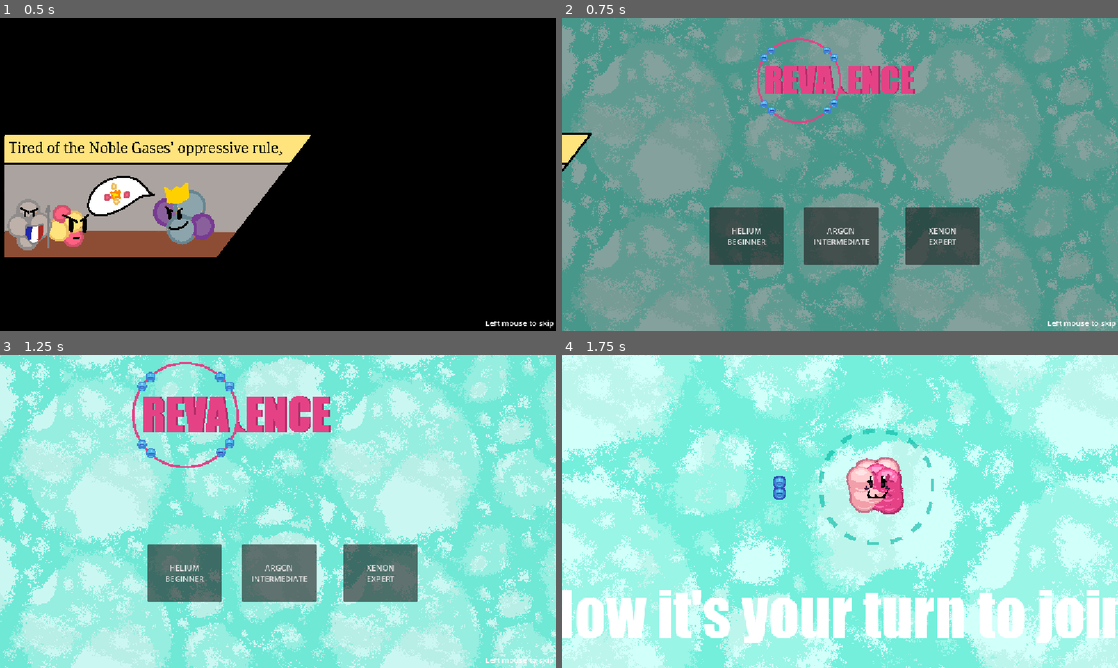
Above: before the commit, frames 1-4 (two rows, left to right).
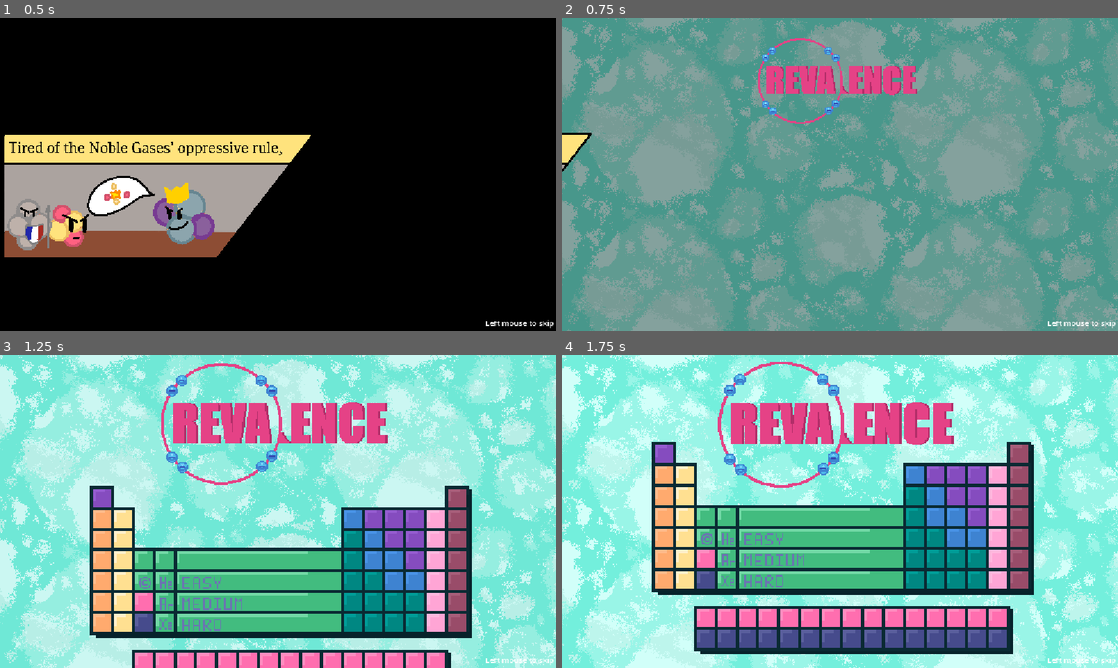
Above: after the commit, the same moments.

Repository: Green4TFG/atom-revolution
Game: Godot game, scene res://levels/game.tscn
Same seed, same stepped clock (60 frames per second), same inputs: the game is played once before the commit and once after it.
Inputs (mouse positions are in pixels of both pictures, inside the frame that each line leads up to; where the layout moved, square brackets give the same spot in the first picture):
- Up to frame 1 (0.5 s): no input
- Up to frame 2 (0.75 s): move the mouse to (962, 158) at 0.52 s; press the mouse at (962, 158) at 0.53 s; hold Right (right) from 0.53 s (still down)
- Up to frame 3 (1.25 s): keep holding Right (right)
- Up to frame 4 (1.75 s): release Right (right) at 1.25 s; release the mouse at (962, 495) at 1.25 s; click (812, 580) [745, 574] at 1.25 s

Frame 1 is identical in both runs. In frame 2, 21% of the frame differs, in the area x 0-100%, y 0-100%; in frame 3, 48%; in frame 4, 83%.

Commit message:
added main menu

Diff:
--- a/levels/intro.gd
+++ b/levels/intro.gd
@@ -10,7 +10,6 @@
 var dome = false
 
 func _ready() -> void:
-	get_tree().paused = true
 	camera.make_current()
 	title.modulate = Color(1,1,1,0)
 	var frame1_tween = create_tween()
@@ -41,16 +40,15 @@
 	pt2.set_ease(Tween.EASE_IN_OUT)
 	pt2.tween_property(title, "modulate", Color(1,1,1,1), 1)
 	await pt2.finished
-	level.make()
 	unseen()
 
 func unseen():
 	if dome:
-		pass
+		return
 	level.show()
+	level.make()
+	title.hide()
 	dome = true
-	get_tree().paused = false
-
 	var bgsc = create_tween()
 	bgsc.set_trans(Tween.TRANS_EXPO)
 	bgsc.set_ease(Tween.EASE_OUT)
@@ -81,5 +79,4 @@
 
 func _process(_delta: float) -> void:
 	if(Input.is_action_just_pressed("mouseleft") and visible):
-		level.make()
 		unseen()
--- a/mainmenu/main.gd
+++ b/mainmenu/main.gd
@@ -6,6 +6,7 @@
 @onready var b: AudioStreamPlayer = $"../b"
 @onready var fktitle: Sprite2D = $"../intro/title"
 @onready var title: Sprite2D = $title
+@onready var da: Sprite2D = $da
 
 func _ready() -> void:
 	a.play()
@@ -16,11 +17,19 @@
 
 func make():
 	var t = create_tween()
+	bring()
 	t.set_parallel(true)
 	t.set_trans(Tween.TRANS_CUBIC)
 	t.set_ease(Tween.EASE_IN_OUT)
-	t.tween_property(title, "scale", Vector2(1.3,1.3), 1)
-	t.tween_property(title, "position", Vector2(-100,-200), 1)
+	t.tween_property(title, "scale", Vector2(1.5,1.5), 1)
+	t.tween_property(title, "position", Vector2(0,-180), 1)
+
+func bring():
+	var t = create_tween()
+	t.set_parallel(true)
+	t.set_trans(Tween.TRANS_CUBIC)
+	t.set_ease(Tween.EASE_IN_OUT)
+	t.tween_property(da, "position", Vector2(0,76), 1)
 
 func _on_button_pressed() -> void:
 	var level = LEVEL.instantiate()
--- a/mainmenu/main.tscn
+++ b/mainmenu/main.tscn
@@ -2,7 +2,12 @@
 
 [ext_resource type="Script" uid="uid://cyq2rsuffchpr" path="res://mainmenu/main.gd" id="1_1l286"]
 [ext_resource type="PackedScene" uid="uid://c4qugunscnbob" path="res://levels/parallax.tscn" id="1_u11kd"]
+[ext_resource type="Texture2D" uid="uid://cq1oh3ps8kyp5" path="res://assets/period.png" id="3_q5cwt"]
 [ext_resource type="Texture2D" uid="uid://cr527bwbva7dv" path="res://assets/Logo_Revalence.png" id="3_rujrh"]
+[ext_resource type="Texture2D" uid="uid://gciceklxtcdq" path="res://assets/periodC.png" id="4_n3ycj"]
+[ext_resource type="Texture2D" uid="uid://udqebaa12e01" path="res://assets/PeriodXE.png" id="5_fy5to"]
+[ext_resource type="Texture2D" uid="uid://cmnqu7yiynkl" path="res://assets/periodAR.png" id="6_5yy6e"]
+[ext_resource type="Texture2D" uid="uid://brjew2q07bi07" path="res://assets/periodHE.png" id="7_7yxyx"]
 
 [node name="Main" type="Node2D" unique_id=543285711]
 script = ExtResource("1_1l286")
@@ -10,37 +15,45 @@
 [node name="Parallax" parent="." unique_id=571539524 instance=ExtResource("1_u11kd")]
 position = Vector2(1, 0)
 
-[node name="Button" type="Button" parent="." unique_id=802538227]
-offset_left = -271.0
-offset_top = 68.0
-offset_right = -116.0
-offset_bottom = 187.0
-text = "HELIUM
-BEGINNER
-"
+[node name="da" type="Sprite2D" parent="." unique_id=499684926]
+position = Vector2(0, 910.99994)
+scale = Vector2(1.5462964, 1.5462962)
+texture = ExtResource("3_q5cwt")
 
-[node name="Button2" type="Button" parent="." unique_id=1242634448]
-offset_left = -75.0
-offset_top = 68.0
-offset_right = 80.0
-offset_bottom = 187.0
-text = "ARGON
-INTERMEDIATE
-"
+[node name="Button4" type="Button" parent="da" unique_id=1838261734]
+offset_left = -196.0
+offset_top = -30.0
+offset_right = -164.0
+offset_bottom = 2.0
+icon = ExtResource("4_n3ycj")
+flat = true
 
-[node name="Button3" type="Button" parent="." unique_id=2009074267]
-offset_left = 135.0
-offset_top = 68.0
-offset_right = 290.0
-offset_bottom = 187.0
-text = "XENON
-EXPERT
-"
+[node name="Button3" type="Button" parent="da" unique_id=2009074267]
+offset_left = -168.0
+offset_top = 26.0
+offset_right = 88.0
+offset_bottom = 58.0
+icon = ExtResource("5_fy5to")
+flat = true
+
+[node name="Button2" type="Button" parent="da" unique_id=1242634448]
+offset_left = -168.0
+offset_top = -2.0
+offset_right = 88.0
+offset_bottom = 30.0
+icon = ExtResource("6_5yy6e")
+flat = true
+
+[node name="Button" type="Button" parent="da" unique_id=802538227]
+offset_left = -168.0
+offset_top = -30.0
+offset_right = 88.0
+offset_bottom = 2.0
+icon = ExtResource("7_7yxyx")
+flat = true
 
 [node name="title" type="Sprite2D" parent="." unique_id=246385066]
 position = Vector2(0, -194)
 texture = ExtResource("3_rujrh")
 
-[connection signal="pressed" from="Button" to="." method="_on_button_pressed"]
-[connection signal="pressed" from="Button2" to="." method="_on_button_pressed"]
-[connection signal="pressed" from="Button3" to="." method="_on_button_pressed"]
+[connection signal="pressed" from="da/Button" to="." method="_on_button_pressed"]
Binary file added: assets/PeriodXE.png
Not shown, added: assets/PeriodXE.png.import
Binary file added: assets/period.png
Not shown, added: assets/period.png.import
Binary file added: assets/periodAR.png
Not shown, added: assets/periodAR.png.import
Binary file added: assets/periodC.png
Not shown, added: assets/periodC.png.import
Binary file added: assets/periodHE.png
Not shown, added: assets/periodHE.png.import
